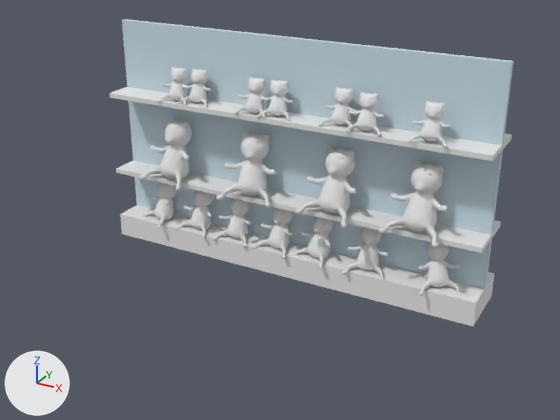
Before and after pictures for a commit that changed the Blender file theroom/excersizes/souvenirbutik/reol6.blend.
Before and after are seen from a camera (50 mm lens) standing at (5.5, -10.41, 6.12) and looking at (0.01, -0.41, 1.13). The axes (+X, +Y, +Z) are drawn at lower left. The lights are the same throughout.

The older version as bpy lines, for what is in view:
```python
me_cube_002 = bpy.data.meshes.new('Cube.002')
me_cube_002.from_pydata(...)  # a box spanning x -1.0..1.0, y -1.0..1.0, z -1.0..1.0
me_cube_002.materials.append(mat_material_003)  # white #cadee7
me_sphere = bpy.data.meshes.new('Sphere')
me_sphere.from_pydata(...)  # 381 vertices, 382 faces; spans x -2.05..2.05, y -1.62..1.12, z -3.87..1.04
me_sphere.polygons.foreach_set('use_smooth', [True] * 382)
me_sphere.materials.append(mat_material_013)  # its picture is missing
ob_cube = bpy.data.objects.new('Cube', me_cube_002)
ob_cube.location = (0.02, 0.0, 1.91)
ob_cube.rotation_euler = (0.0, 0.0, 3.142)  # degrees (0, 0, 180)
ob_cube.scale = (3.26, 0.0465, 1.89)
ob_sphere_004 = bpy.data.objects.new('Sphere.004', me_sphere)
ob_sphere_004.location = (-1.63, -0.18, 0.93)
ob_sphere_004.rotation_euler = (-0.232, 0.0, 6.148)  # degrees (-13, 0, 352)
ob_sphere_004.scale = (0.164, 0.164, 0.164)
ob_sphere_026 = bpy.data.objects.new('Sphere.026', me_sphere)
ob_sphere_026.location = (-0.54, -0.24, 2.04)
ob_sphere_026.rotation_euler = (-0.232, 0.0, 6.422)  # degrees (-13, 0, 8)
ob_sphere_026.scale = (0.227, 0.227, 0.227)
# also in view: 'Sphere.003' at (-2.51, -0.35, 0.73); 'Cube.004' at (0.03, -0.02, 0.2); 'Sphere.032' at (-0.46, -0.37, 2.91); 'Cube.001' at (0.03, -0.02, 1.24); 'Sphere.031' at (-1.56, -0.3, 2.91)
```
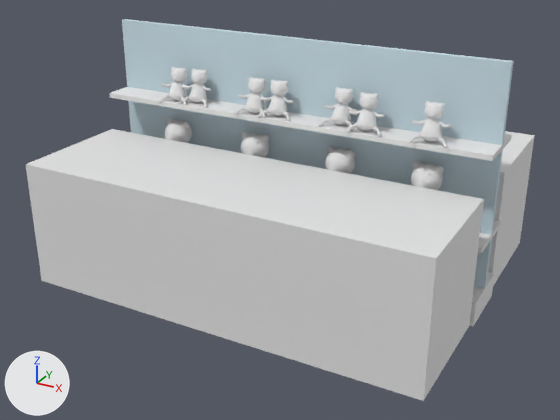
Changed parts and their boxes [x1, y1, x2, y2] in the pictures (560 x 420 px):
'front.zone.001', added
    after: [25, 129, 484, 401]
'front.zone', added
    after: [488, 131, 535, 286]
'Cube.004', unchanged, covered by the edit
    before: [120, 205, 494, 326]
    after: [469, 272, 494, 326]
'Cube.001', unchanged, covered by the edit
    before: [116, 160, 501, 253]
    after: [478, 220, 501, 253]
'Sphere.028', unchanged, covered by the edit
    before: [379, 161, 447, 248]
    after: [411, 161, 444, 190]
'Sphere.027', unchanged, covered by the edit
    before: [295, 146, 356, 228]
    after: [325, 146, 355, 174]

What the commit changed:
Mesh me_cube_001 is new.
It is a box spanning x -1.0..1.0, y -1.0..1.0, z -1.0..1.0.
Mesh me_cube is new.
It is a box spanning x -1.0..1.0, y -1.0..1.0, z -1.0..1.0.
Object 'front.zone.001' (ob_front_zone_001) is new; it shows me_cube_001.
Its location is (0.03, -1.58, 1.04).
Its scale is (3.22, 1.0, 1.0).
Object 'front.zone' (ob_front_zone) is new; it shows me_cube.
Its location is (0.03, 1.55, 1.04).
Its scale is (3.22, 1.0, 1.0).
